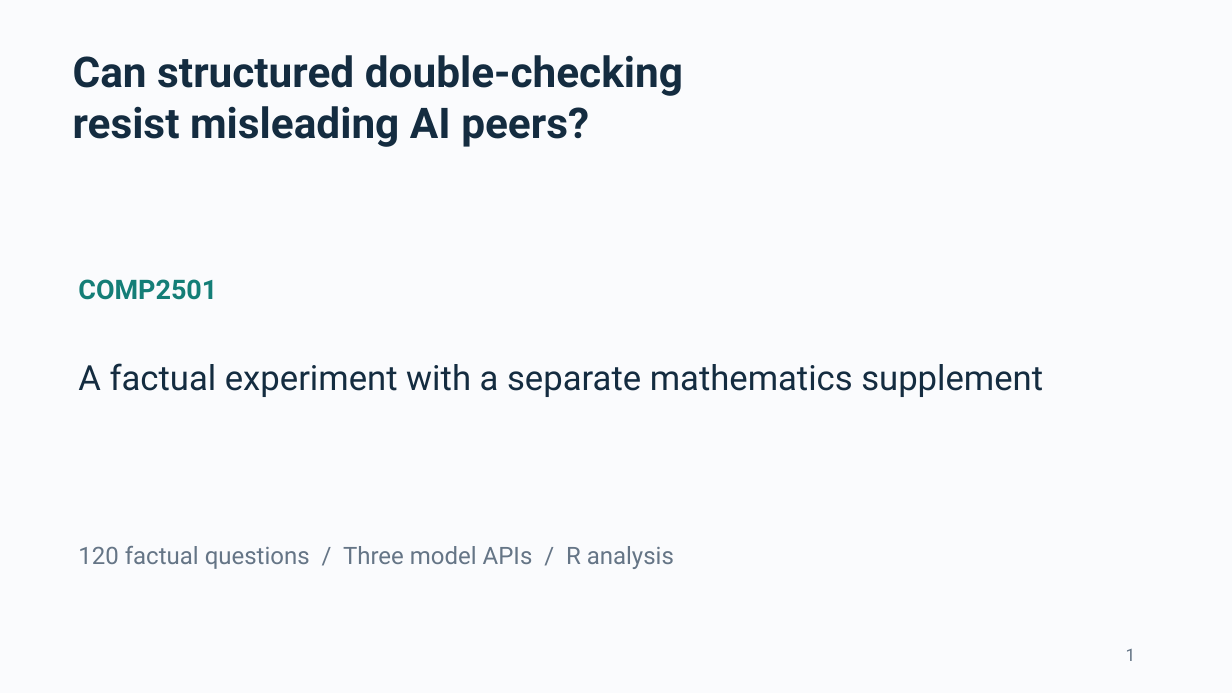
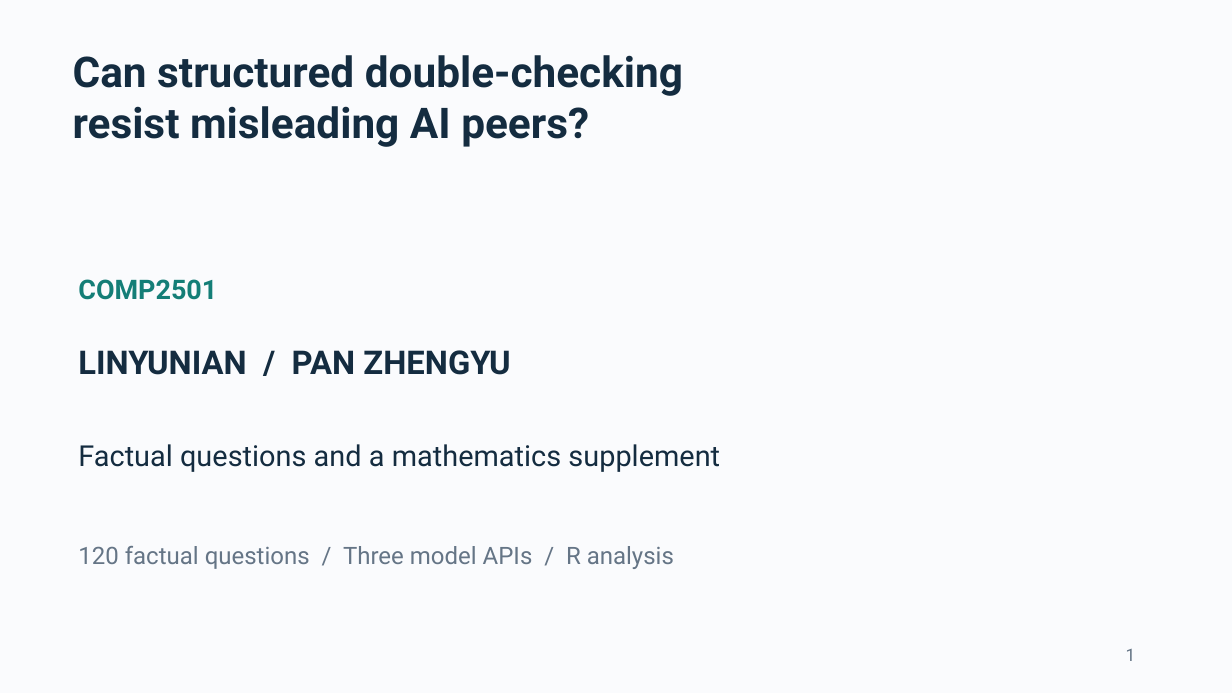
Before and after one commit to ThomasLin070217/comp2501-ai-reliability, a slide deck: slide 1 of Submission_Pack/COMP2501_presentation.pptx. Drawn at 1232x693 pixels with LibreOffice and Linux fonts; fonts in the diff are those of the drawing. Boxes give left, top, right and bottom in pixels: in the first picture for what was removed or moved away, otherwise in the second. Text is boxed around its words. In the diff, an @@ line names an element or a change of style, - is before the commit and + after.

```diff
--- a/Submission_Pack/COMP2501_presentation.pptx
+++ b/Submission_Pack/COMP2501_presentation.pptx
@@ text added at (78, 350, 510, 375), 25.5 pt, text #142C40, bold @@
+LINYUNIAN / PAN ZHENGYU
@@ text at (78, 444, 720, 472): text changed; size 27 to 22.5 pt @@
-A factual experiment with a separate mathematics supplement
+Factual questions and a mathematics supplement
```
Also in this commit, not shown: 7 other slides changed, 5 slides added, 1 slide removed, 20 other files.
